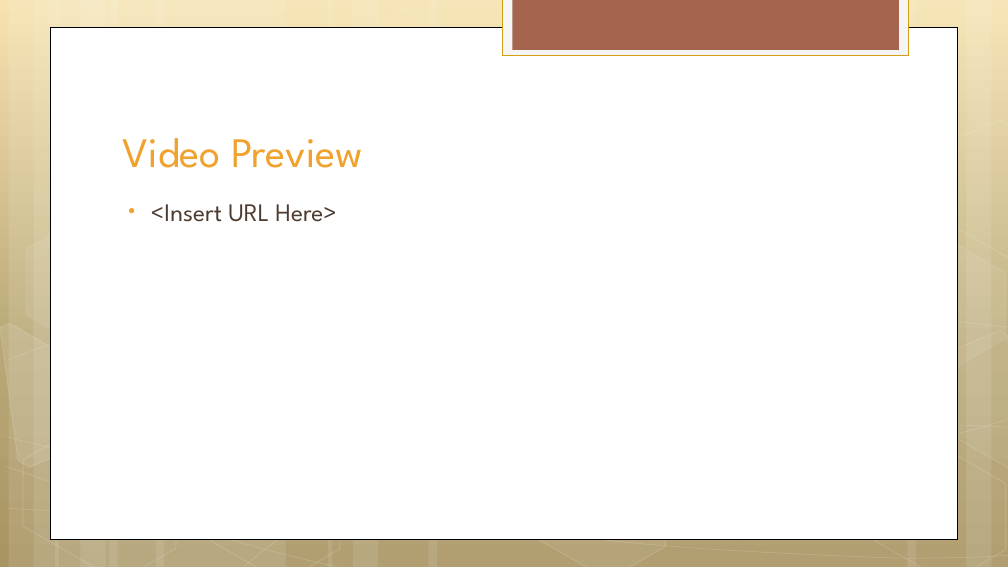
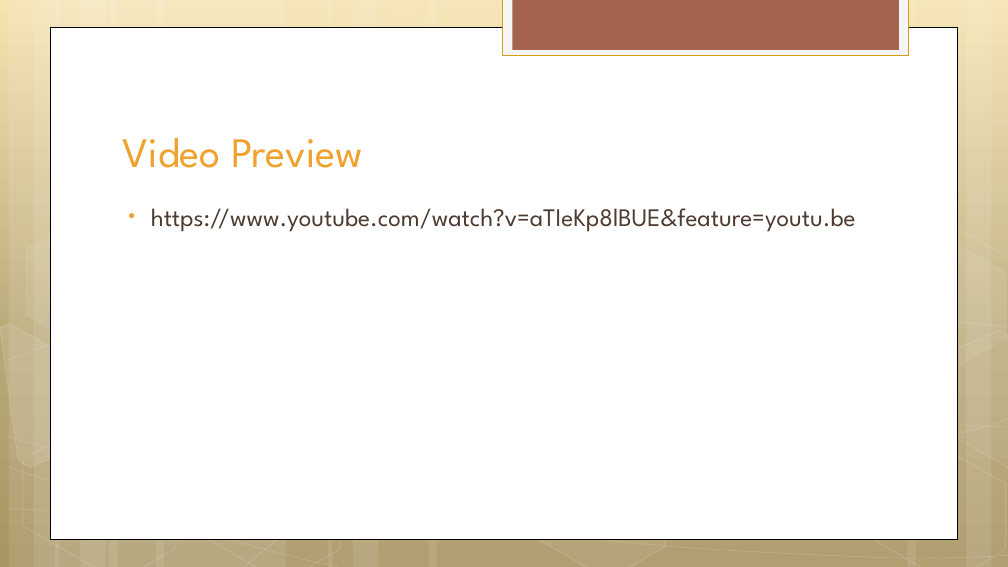
Before and after one commit to Ajhenk0955/Emanon_, a slide deck: slide 6 of Documentation/Emanon_PowerPoint.pptx. Drawn at 1008x567 pixels with LibreOffice and Linux fonts; fonts in the diff are those of the drawing. Boxes give left, top, right and bottom in pixels: in the first picture for what was removed or moved away, otherwise in the second. Text is boxed around its words. In the diff, an @@ line names an element or a change of style, - is before the commit and + after.

```diff
--- a/Documentation/Emanon_PowerPoint.pptx
+++ b/Documentation/Emanon_PowerPoint.pptx
@@ text at (x1=151, y1=208, x2=856, y2=232): text changed @@
-• <Insert URL Here>
+• https://www.youtube.com/watch?v=aTIeKp8lBUE&feature=youtu.be
```
Also in this commit, not shown: 7 other files.
